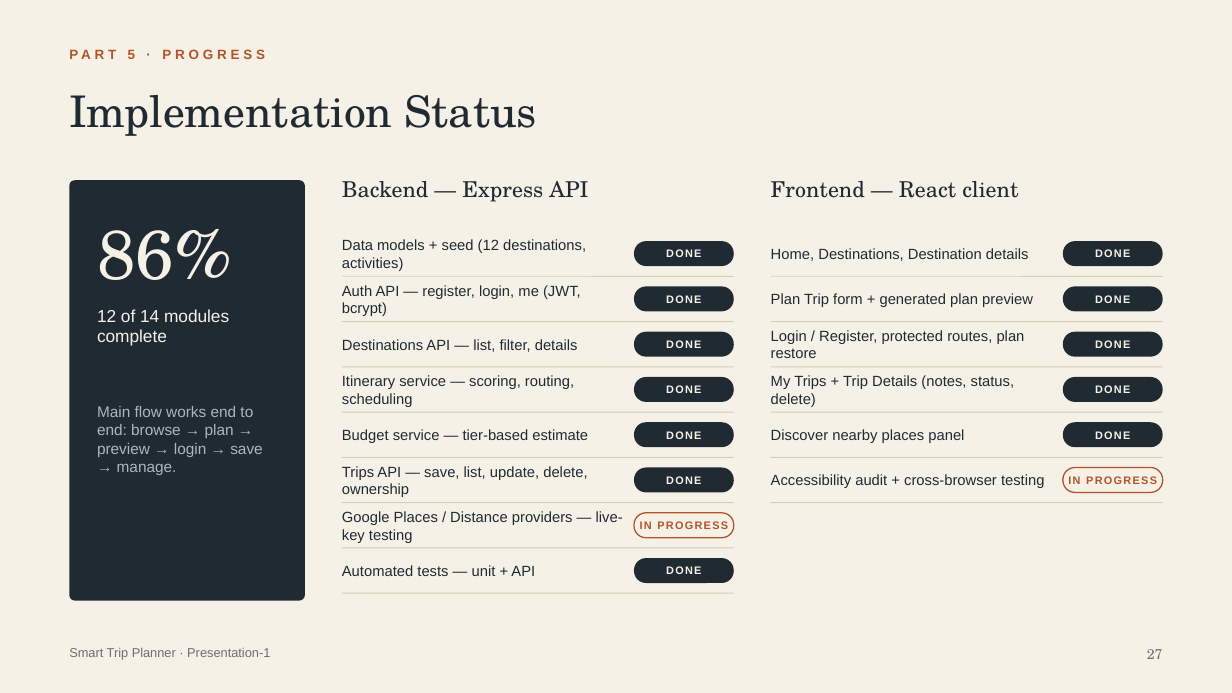
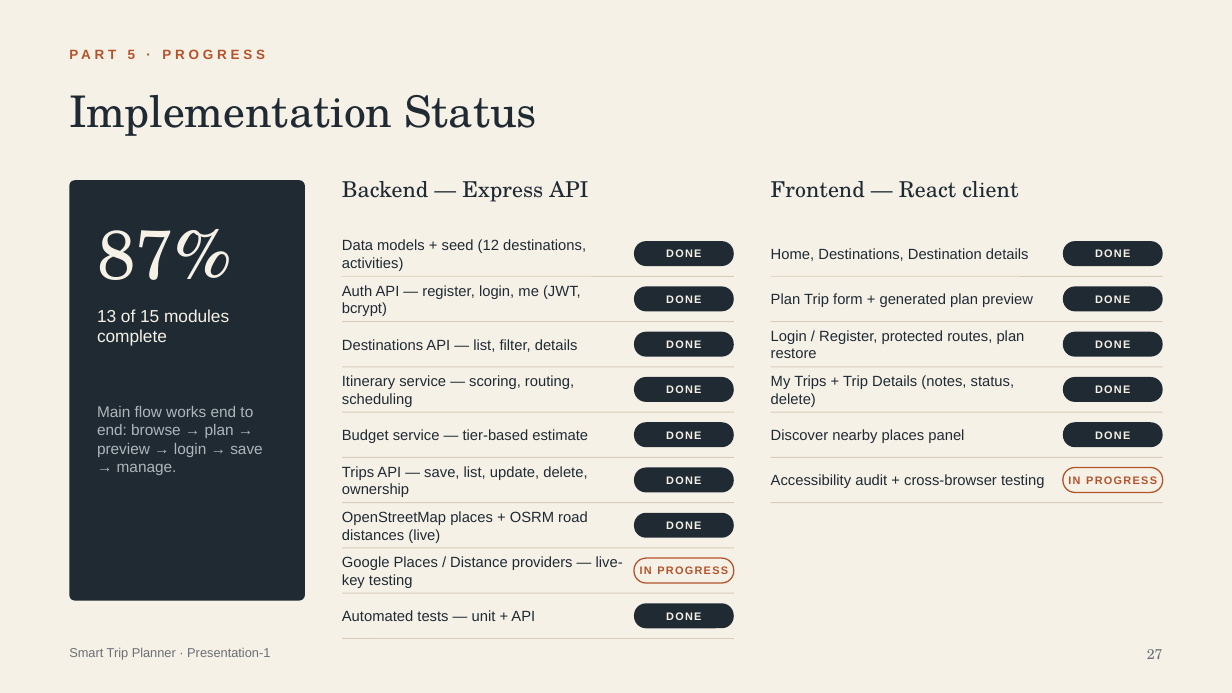
Before and after one commit to krishnakm143/smart-trip-planner, a slide deck: slide 27 of docs/Smart_Trip_Planner_Presentation1.pptx. Drawn at 1232x693 pixels with LibreOffice and Linux fonts; fonts in the diff are those of the drawing. Boxes give left, top, right and bottom in pixels: in the first picture for what was removed or moved away, otherwise in the second. Text is boxed around its words. In the diff, an @@ line names an element or a change of style, - is before the commit and + after.

```diff
--- a/docs/Smart_Trip_Planner_Presentation1.pptx
+++ b/docs/Smart_Trip_Planner_Presentation1.pptx
@@ text at <box>97,229,232,280</box>: text changed @@
-86%
+87%
@@ text at <box>97,309,229,346</box>: text changed @@
-12 of 14 modules complete
+13 of 15 modules complete
@@ text added at <box>342,511,588,543</box>, 11.5 pt, text #1F2A33 @@
+OpenStreetMap places + OSRM road distances (live)
@@ text "DONE": place and size @@
-text "DONE" at <box>666,566,701,574</box>
+text "DONE" at <box>666,521,701,529</box>
@@ rounded rectangle added at <box>634,513,734,538</box>, fill #1F2A33 @@
@@ 3 texts, 2 rounded rectangles: place and size @@
-3 texts, 2 rounded rectangles at <box>342,511,734,583</box>
+3 texts, 2 rounded rectangles at <box>342,556,734,628</box>
@@ text added at <box>666,612,701,620</box>, 8.5 pt, text #F6F1E7, bold @@
+DONE
@@ line added from (342, 639) to (734, 639), #D8CDB9 0.75 pt @@
```
Also in this commit, not shown: 12 other slides changed, 24 other files.
